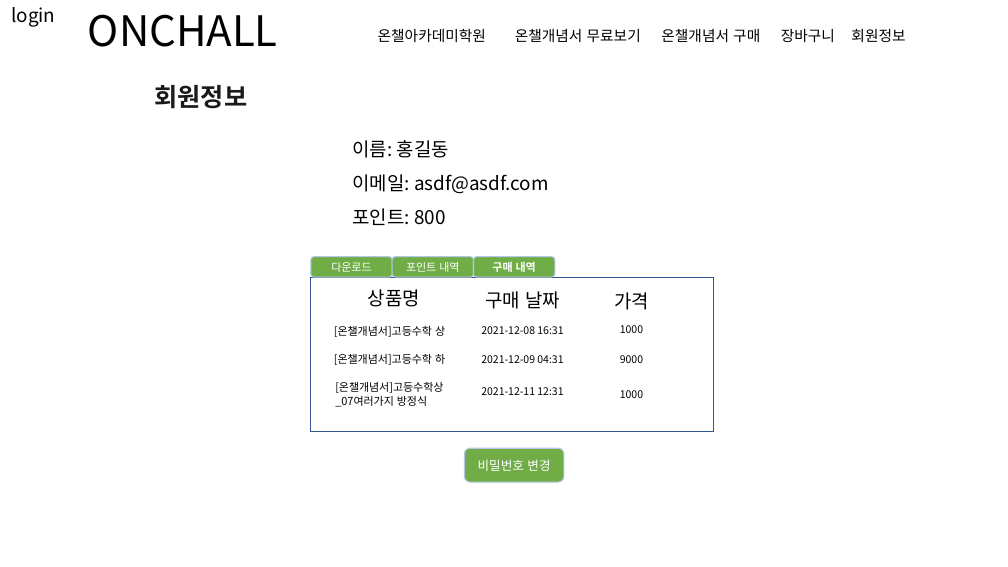
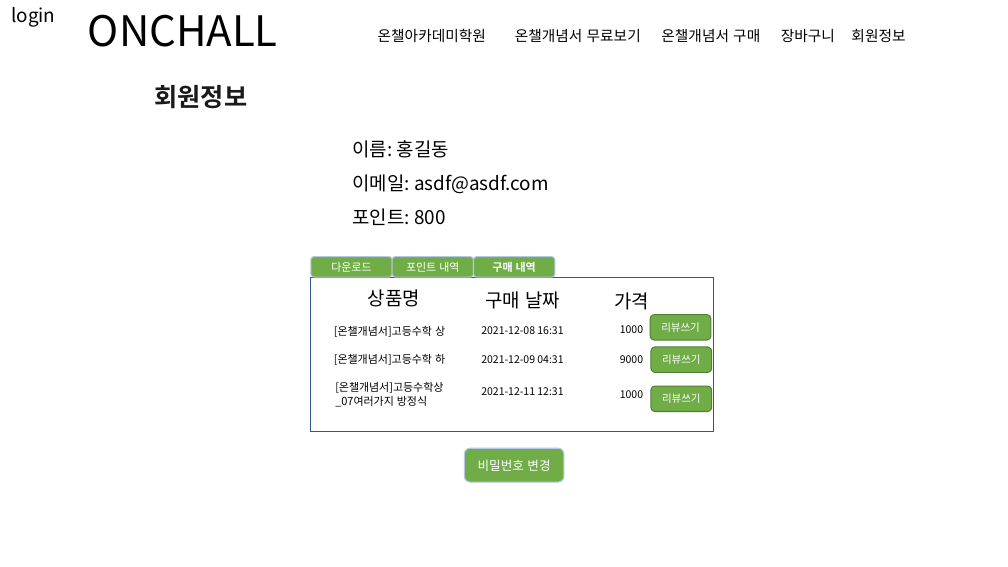
Before and after one commit to redcarrot1/Toyproject4, a slide deck: slide 10 of 프론트 디자인.pptx. Drawn at 1008x567 pixels with LibreOffice and Linux fonts; fonts in the diff are those of the drawing. Boxes give left, top, right and bottom in pixels: in the first picture for what was removed or moved away, otherwise in the second. Text is boxed around its words. In the diff, an @@ line names an element or a change of style, - is before the commit and + after.

```diff
--- a/프론트 디자인.pptx
+++ b/프론트 디자인.pptx
@@ rounded rectangle added at [650,315,711,340], fill #70AD47, outline #538035 1 pt, 10 pt, text #FFFFFF @@
+리뷰쓰기
@@ rounded rectangle added at [651,347,712,373], fill #70AD47, outline #538035 1 pt, 10 pt, text #FFFFFF @@
+리뷰쓰기
@@ rounded rectangle added at [651,386,712,412], fill #70AD47, outline #538035 1 pt, 10 pt, text #FFFFFF @@
+리뷰쓰기
```
Also in this commit, not shown: 33 other files.
